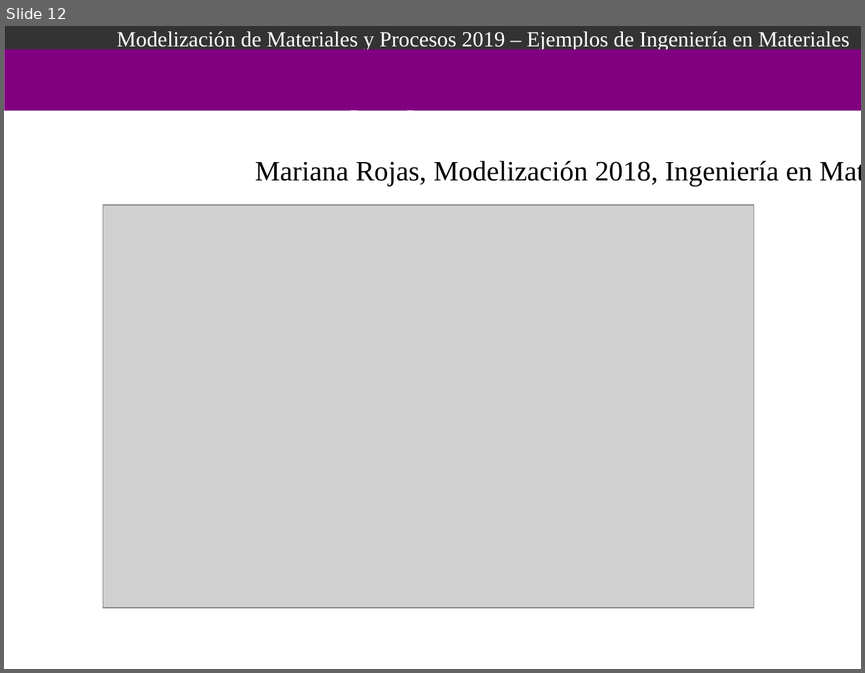
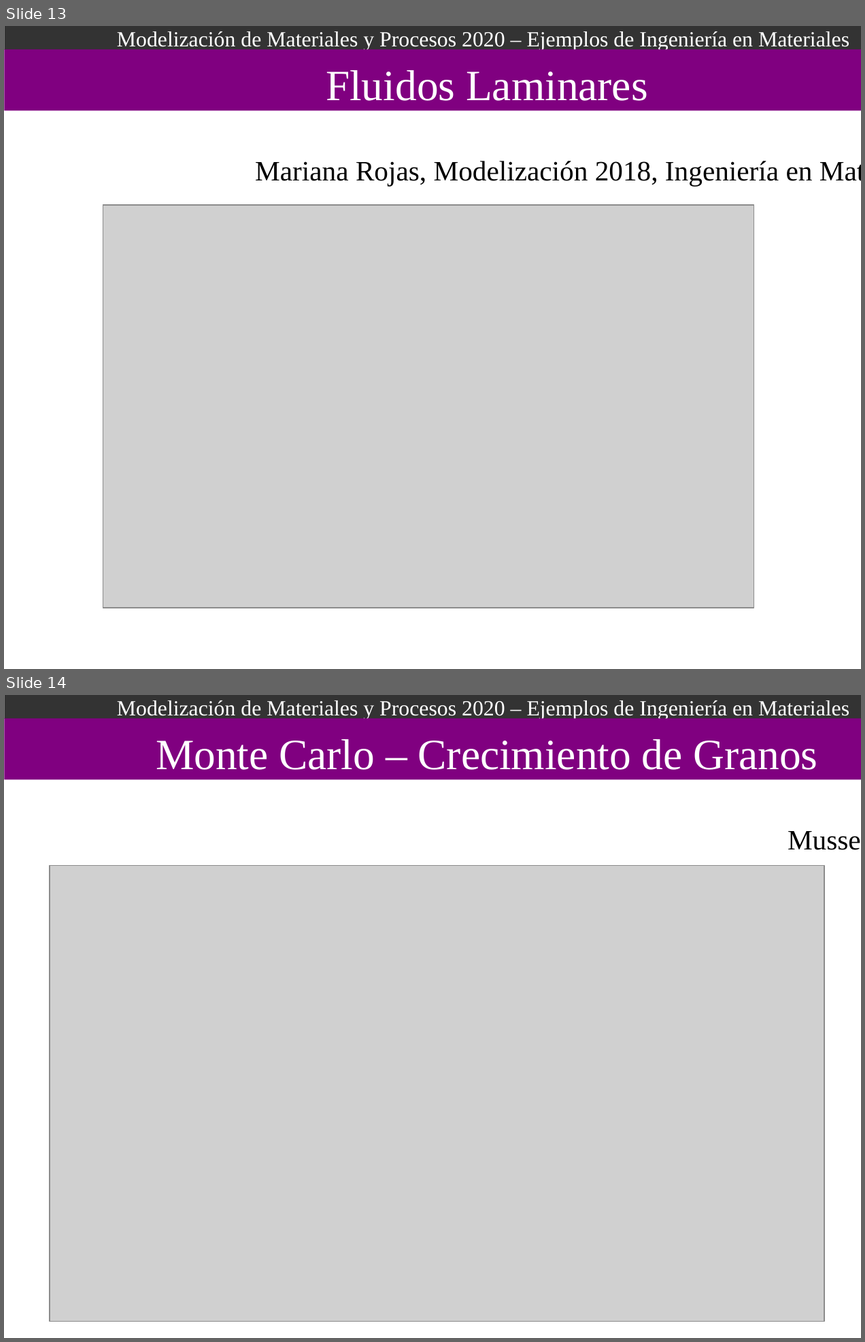
Before and after one commit to Modelizacion-de-Materiales/ModelizacionApuntesPresentaciones, a slide deck: 006-EjemplosIngenieria/Ejemplos_De_Ingenieria.odp. Shown one above the other, each under a label of ours: slide 12 before the commit, slides 13 and 14 after it. The pictures are 865x673 and 865x1342 pixels, drawn with LibreOffice and Linux fonts; fonts in the diff are those of the drawing; grey boxes stand for pictures. Boxes give left, top, right and bottom in pixels: in the first picture for what was removed or moved away, otherwise in the second. Text is boxed around its words. In the diff, an @@ line names an element or a change of style, - is before the commit and + after.

Commit message:
ejemplos de ingenieria nuevos

```diff
--- a/006-EjemplosIngenieria/Ejemplos_De_Ingenieria.odp
+++ b/006-EjemplosIngenieria/Ejemplos_De_Ingenieria.odp
@@ slide 14 added at box(4, 695, 861, 1338), background #FFFFFF; not listed: 2 template elements that a slide beside it also shows @@
@@ text added at box(156, 739, 818, 770), 40 pt, text #FFFFFF @@
+Monte Carlo – Crecimiento de Granos
@@ text added at box(787, 831, 861, 850), 26 pt, text #000000 @@
+Mussel, 2020
@@ picture added at box(50, 865, 825, 1321) @@
@@ what was slide 12 is now slide 13 @@
@@ slide 13 changed as well @@
@@ text in rectangle at box(117, 31, 849, 50): text changed @@
-Modelización de Materiales y Procesos 2019 – Ejemplos de Ingeniería en Materiales
+Modelización de Materiales y Procesos 2020 – Ejemplos de Ingeniería en Materiales
@@ text "Fluidos Laminares" rewrapped from box(326, 107, 648, 111) to box(326, 70, 648, 101) @@
```
Also in this commit, not shown: 11 other slides changed, 2 other slides added, 1 slide removed, 2 other files.
